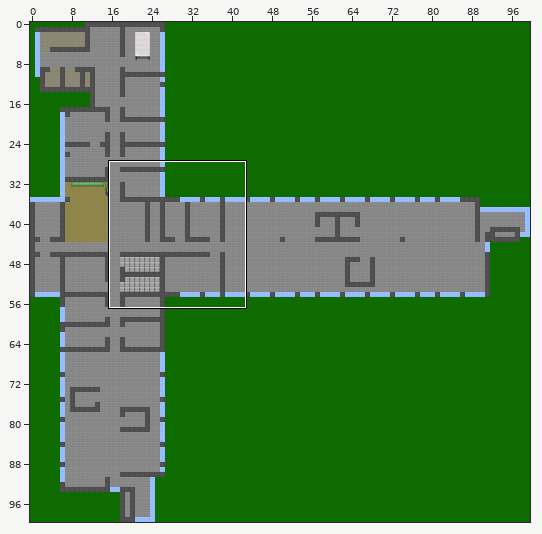
Tiled map, stored at untitled.tmx. The picture above shows the old version from afar; the outline marks the close-up.
Close-up. The starting point:
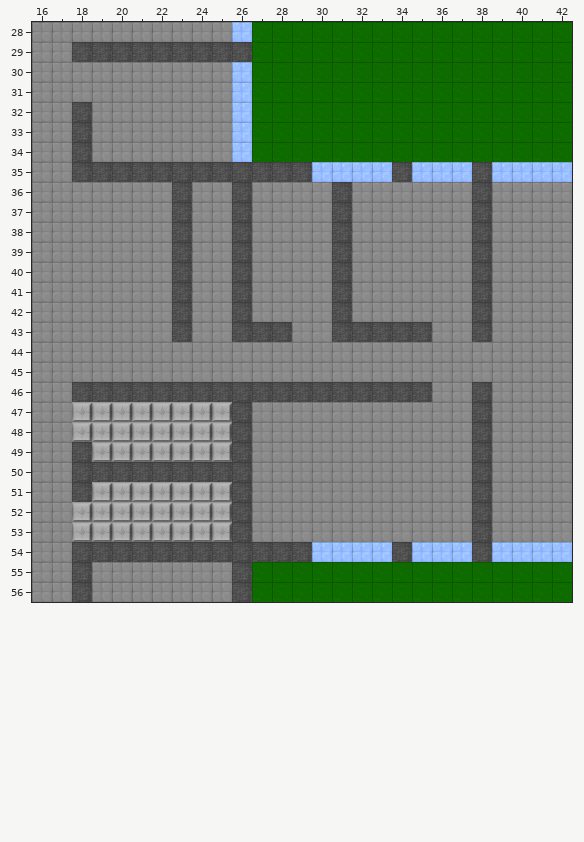
Cells are 32x32 px. Shown: x 16..42, y 28..56. The commit also changed other parts of the map, which this record leaves out.
The result:
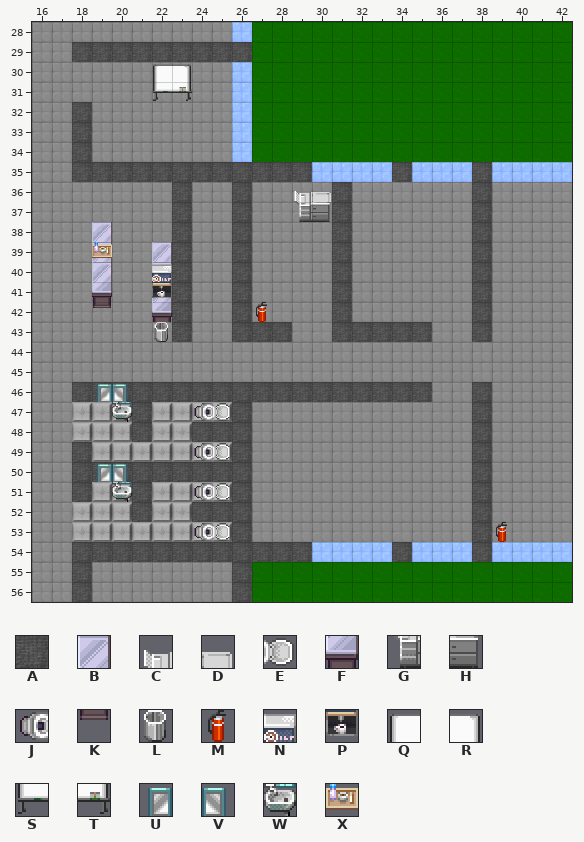
Key: from "Floor": A 38; from "OfficeTiles": B 52, C 56, D 57, E 62 turned 90, F 68, G 72, H 73, J 78 turned 90, K 84, L 96, M 97, N 134, P 150, Q 161, R 162, S 177, T 178, U 200, V 200 flipped left-right, W 216, X 221.
_ is an empty cell.
Tiles of an added or newly shown layer are drawn over the layers below it.
What changed:
{"where": "layer \"moebel\""}
{"y":36,"x":29,"old":"__","new":"CD"}
{"y":37,"x":29,"old":"__","new":"GH"}
{"y":38,"x":19,"old":"_","new":"B"}
{"y":39,"x":19,"old":"_","new":"B"}
{"y":39,"x":22,"old":"_","new":"B"}
{"y":40,"x":19,"old":"_","new":"B"}
{"y":40,"x":22,"old":"_","new":"B"}
{"y":41,"x":19,"old":"_","new":"F"}
{"y":41,"x":22,"old":"_","new":"B"}
{"y":42,"x":19,"old":"_","new":"K"}
{"y":42,"x":22,"old":"_","new":"F"}
{"y":42,"x":27,"old":"_","new":"M"}
{"y":43,"x":22,"old":"_","new":"L"}
{"y":46,"x":19,"old":"__","new":"UV"}
{"y":47,"x":20,"old":"__","new":"WA"}
{"y":47,"x":24,"old":"__","new":"JE"}
{"y":48,"x":21,"old":"_","new":"A"}
{"y":48,"x":24,"old":"__","new":"AA"}
{"y":49,"x":24,"old":"__","new":"JE"}
{"y":50,"x":19,"old":"__","new":"UV"}
{"y":51,"x":20,"old":"__","new":"WA"}
{"y":51,"x":24,"old":"__","new":"JE"}
{"y":52,"x":21,"old":"_","new":"A"}
{"y":52,"x":24,"old":"__","new":"AA"}
{"y":53,"x":24,"old":"__","new":"JE"}
{"y":53,"x":39,"old":"_","new":"M"}
{"where": "layer \"Shit\" (added)"}
{"y":30,"x":22,"old":"__","new":"QR"}
{"y":31,"x":22,"old":"__","new":"ST"}
{"y":39,"x":19,"old":"_","new":"X"}
{"y":40,"x":22,"old":"_","new":"N"}
{"y":41,"x":22,"old":"_","new":"P"}
